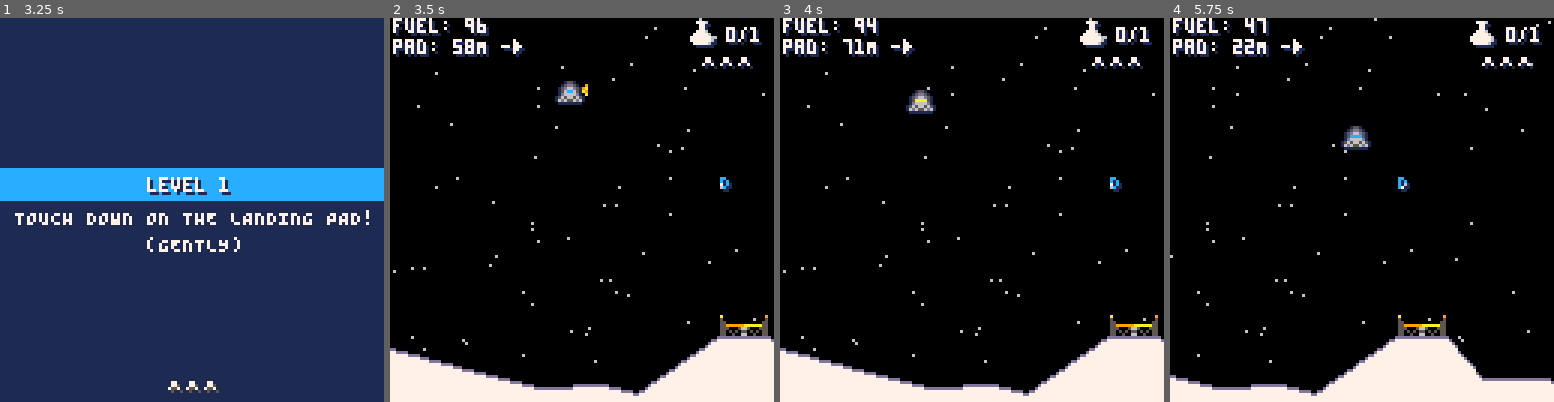
Above: before the commit, frames 1-4 (left to right).
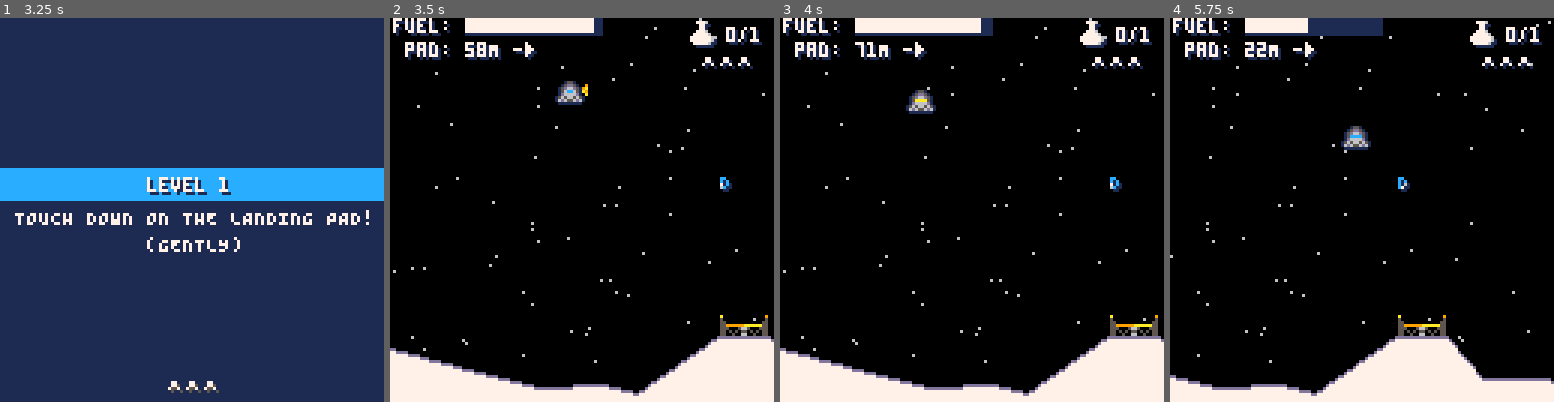
Above: after the commit, the same moments.

Repository: lewsid/moon-missions
Game: PICO-8 cartridge moonmissions.p8
Two runs of this game, one before a commit and one after it. Both use one fixed random seed, a clock stepped at 60 frames per second and the inputs below.
Inputs:
- Up to frame 1 (3.25 s): tap X (X key) at 0.33, 1.07, 1.85, 2.97 s; tap O (Z key) at 0.7, 1.7, 2.1, 2.5, 2.9 s; hold Right 1.6-2.1 s; hold Up 2.15-2.42 s; hold Right 2.47-3.03 s; hold Left from 3.08 s (still down)
- Up to frame 2 (3.5 s): keep holding Left; tap O (Z key) at 3.3 s
- Up to frame 3 (4 s): release Left at 3.58 s; hold Down 3.63-3.97 s; tap O (Z key) at 3.7 s
- Up to frame 4 (5.75 s): hold Right 4.02-4.68 s; tap X (X key) at 4.08, 5.2 s; tap O (Z key) every 0.4 s from 4.1 to 5.7 s; hold Up 4.73-5.03 s; hold Left 5.08-5.68 s; hold Down from 5.73 s (still down)

Frame 1 is identical in both runs. In frame 2, 2.5% of the frame differs, in the area x 0-56%, y 0-11%; in frame 3, 2.5%; in frame 4, 2.6%.

Commit message:
Added fuel bar in place of number

Diff:
--- a/moonmissions.p8
+++ b/moonmissions.p8
@@ -1,10 +1,10 @@
 pico-8 cartridge // http://www.pico-8.com
 version 29
 __lua__
--- mun lander v2.6
+-- mun lander v2.7
 -- by lewsidboi/smolboigames, 2020
 
-version="v2.6"
+version="v2.7"
 
 --game parameters
 config={}
@@ -1082,20 +1082,37 @@
 --draw game interface
 function draw_interface()
 	--status
-	print("fuel: "..ship.fuel,
+	--print("fuel: "..ship.fuel,
+		--cam.x+2,cam.y+1,1)
+	--print("fuel: "..ship.fuel,
+		--cam.x+1,cam.y,7)
+	print("fuel: ",
 		cam.x+2,cam.y+1,1)
-	print("fuel: "..ship.fuel,
+	print("fuel: ",
 		cam.x+1,cam.y,7)
+
+	local ratio=ship.fuel/100
+	local bar=cam.x+25+flr(44*ratio)
+
+	rectfill(cam.x+25,cam.y,cam.x+70,cam.y+5,1)
+
+	if(ratio*100<30 and ratio*100>10 and ratio>0) then
+		rectfill(cam.x+25,cam.y,bar,cam.y+4,10)
+	elseif(ratio*100<10 and ratio>0) then
+		rectfill(cam.x+25,cam.y,bar,cam.y+4,8)
+	elseif(ratio>0) then
+		rectfill(cam.x+25,cam.y,bar,cam.y+4,7)
+	end
 
 	local arrow_direction="-▶"
 	if(ceil(pad.x-ship.x+4)<0) then
 		arrow_direction="◀-"
 	end
 
-	print("pad: "..ceil(pad.x-ship.x+4).."M "..arrow_direction,
-		cam.x+2,cam.y+8,1)
-	print("pad: "..ceil(pad.x-ship.x+4).."M "..arrow_direction,
-		cam.x+1,cam.y+7,7)
+	print("pad: "..abs(ceil(pad.x-ship.x+4)).."M "..arrow_direction,
+		cam.x+6,cam.y+9,1)
+	print("pad: "..abs(ceil(pad.x-ship.x+4)).."M "..arrow_direction,
+		cam.x+5,cam.y+8,7)
 
 	--if(ceil(pad.x-ship.x+4)>0) then
 		--spr(202,cam.x+)
Not shown, changed: RELEASE.md
Not shown, changed: moonmissions.html
Not shown, changed: moonmissions.js
Not shown, changed: moonmissions.p8.png
